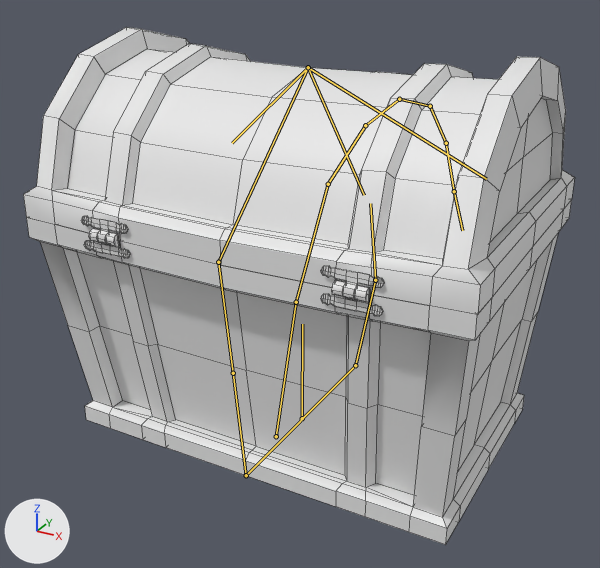
One commit to the FBX model Assets/Models/Mimic/Mimic.fbx: the scene before it, then after it.
Rendered twice from a camera (50 mm lens) standing at (0.801, -1.49, 1.064) and looking at (-0.186, 0.304, 0.167). Every picture has the same lights, and +X, +Y and +Z are marked at lower left. The first picture is the older version. Both versions are drawn at frame 1 of the action 'Armature.003|MimicPassive'; the numbers are the values there. The bones that change, and the others that lie on the model, are drawn over the model as lines. Mesh edges are drawn as thin lines.

The first picture shows 'ChestBottom.002', 'Cube.007'.
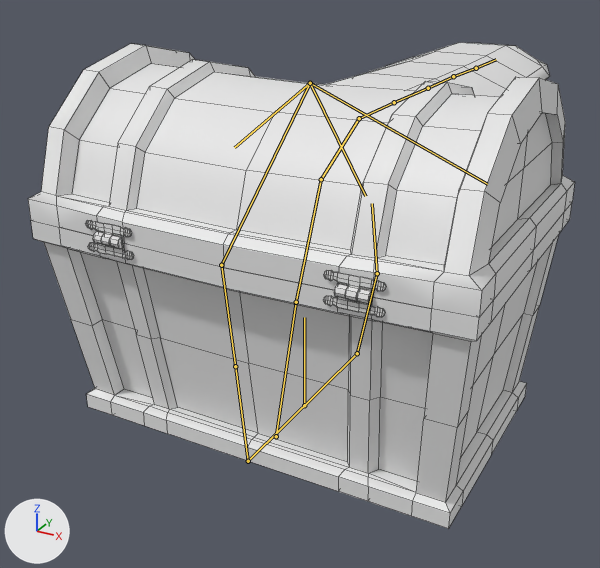
Scene script edits in JSON lines:
```json
{"block": "bone_bone_001", "where": "bone_bone_001 = bpy.data.objects['Armature.002'].pose.bones['Bone.001']  # child of 'Root'"}
{"op": "set", "path": "bone_bone_001.rotation_quaternion", "old": "(0.997, -0.074, 0.0, 0.0)", "new": "(1.0, 0.0, 0.0, 0.0)", "note": "degrees (-9, 0, 0) -> degrees (0, 0, 0)"}
{"block": "bone_bone_002", "where": "bone_bone_002 = bpy.data.objects['Armature.002'].pose.bones['Bone.002']  # child of 'Bone.001'"}
{"op": "set", "path": "bone_bone_002.rotation_quaternion", "old": "(0.998, 0.063, 0.0, 0.0)", "new": "(1.0, 0.0, 0.0, 0.0)", "note": "degrees (7, 0, 0) -> degrees (0, 0, 0)"}
{"block": "bone_bone_003", "where": "bone_bone_003 = bpy.data.objects['Armature.002'].pose.bones['Bone.003']  # child of 'Bone.002'"}
{"op": "set", "path": "bone_bone_003.rotation_quaternion", "old": "(0.997, 0.074, 0.0, 0.0)", "new": "(1.0, 0.0, 0.0, 0.0)", "note": "degrees (8, 0, 0) -> degrees (0, 0, 0)"}
{"block": "bone_bone_004", "where": "bone_bone_004 = bpy.data.objects['Armature.002'].pose.bones['Bone.004']  # child of 'Bone.003'"}
{"op": "set", "path": "bone_bone_004.rotation_quaternion", "old": "(0.984, -0.181, 0.0, 0.0)", "new": "(1.0, 0.0, 0.0, 0.0)", "note": "degrees (-21, 0, 0) -> degrees (0, 0, 0)"}
{"block": "bone_bone_005", "where": "bone_bone_005 = bpy.data.objects['Armature.002'].pose.bones['Bone.005']  # child of 'Bone.004'"}
{"op": "set", "path": "bone_bone_005.rotation_quaternion", "old": "(0.971, -0.239, 0.0, 0.0)", "new": "(1.0, 0.0, 0.0, 0.0)", "note": "degrees (-28, 0, 0) -> degrees (0, 0, 0)"}
{"block": "bone_bone_006", "where": "bone_bone_006 = bpy.data.objects['Armature.002'].pose.bones['Bone.006']  # child of 'Bone.005'"}
{"op": "set", "path": "bone_bone_006.rotation_quaternion", "old": "(0.991, -0.135, 0.0, 0.0)", "new": "(1.0, 0.0, 0.0, 0.0)", "note": "degrees (-16, 0, 0) -> degrees (0, 0, 0)"}
{"block": "bone_bone_007", "where": "bone_bone_007 = bpy.data.objects['Armature.002'].pose.bones['Bone.007']  # child of 'Bone.006'"}
{"op": "set", "path": "bone_bone_007.rotation_quaternion", "old": "(1.0, 0.029, 0.0, 0.0)", "new": "(1.0, 0.0, 0.0, 0.0)", "note": "degrees (3, 0, 0) -> degrees (0, 0, 0)"}
{"block": "bone_root", "where": "bone_root = bpy.data.objects['Armature.003'].pose.bones['Root']"}
{"op": "set", "path": "bone_root.location", "old": "(0.0, 0.0, 0.0)", "new": "(0.0, 0.031, -0.01)"}
{"op": "set", "path": "bone_root.scale", "old": "(1.0, 1.0, 1.0)", "new": "(1.0, 0.92, 1.0)"}
```

Boxes (x1, y1, x2, y2) around the edits, measured in the pictures (600 x 568 px):
```json
{"object": "ChestBottom.002", "change": "posed", "before": [23, 27, 575, 545], "after": [28, 44, 575, 529], "on screen": "6% shorter"}
{"object": "Cube.007", "change": "posed", "before": [376, 71, 399, 74], "after": [328, 43, 550, 97], "on screen": "mostly hidden before"}
{"bone": "Bone.001", "before": "(296, 302) to (328, 184)", "after": "(296, 302) to (321, 179)"}
{"bone": "Bone.002", "before": "(328, 184) to (365, 125)", "after": "(321, 179) to (359, 118)"}
{"bone": "Bone.003", "before": "(365, 125) to (399, 99)", "after": "(359, 118) to (394, 102)"}
{"bone": "Bone.004", "before": "(399, 99) to (430, 106)", "after": "(394, 102) to (428, 88)"}
{"bone": "Bone.005", "before": "(430, 106) to (446, 143)", "after": "(428, 88) to (453, 76)"}
{"bone": "Bone.006", "before": "(446, 143) to (454, 191)", "after": "(453, 76) to (476, 68)"}
{"bone": "Bone.007", "before": "(454, 191) to (462, 230)", "after": "(476, 68) to (496, 59)"}
{"bone": "Root", "before": "(302, 418) to (302, 324)", "after": "(304, 405) to (304, 317)"}
```
